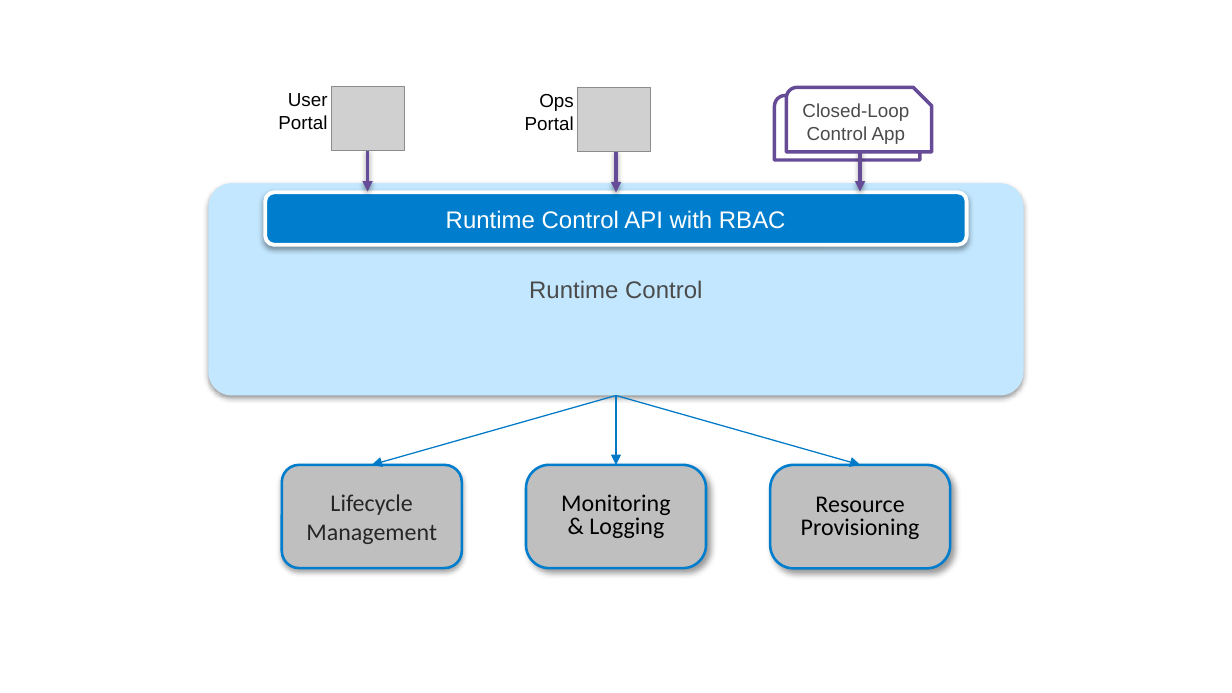
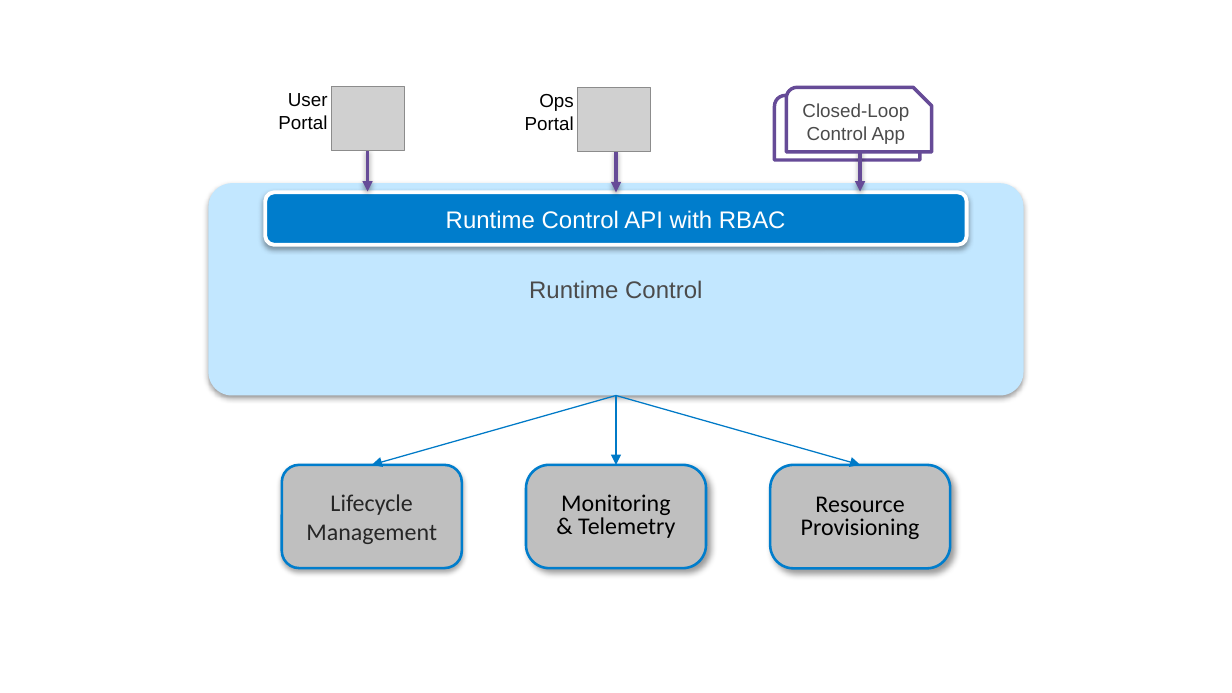
Before and after one commit to SystemsApproach/ops, a slide deck: slide 16 of figures.pptx. Drawn at 1232x693 pixels with LibreOffice and Linux fonts; fonts in the diff are those of the drawing; grey boxes stand for pictures. Boxes give left, top, right and bottom in pixels: in the first picture for what was removed or moved away, otherwise in the second. Text is boxed around its words. In the diff, an @@ line names an element or a change of style, - is before the commit and + after.

```diff
--- a/figures.pptx
+++ b/figures.pptx
@@ text in rounded rectangle at (578, 514, 675, 538): text changed @@
-& Logging
+& Telemetry
```
Also in this commit, not shown: 3 other slides changed, 10 other files.
